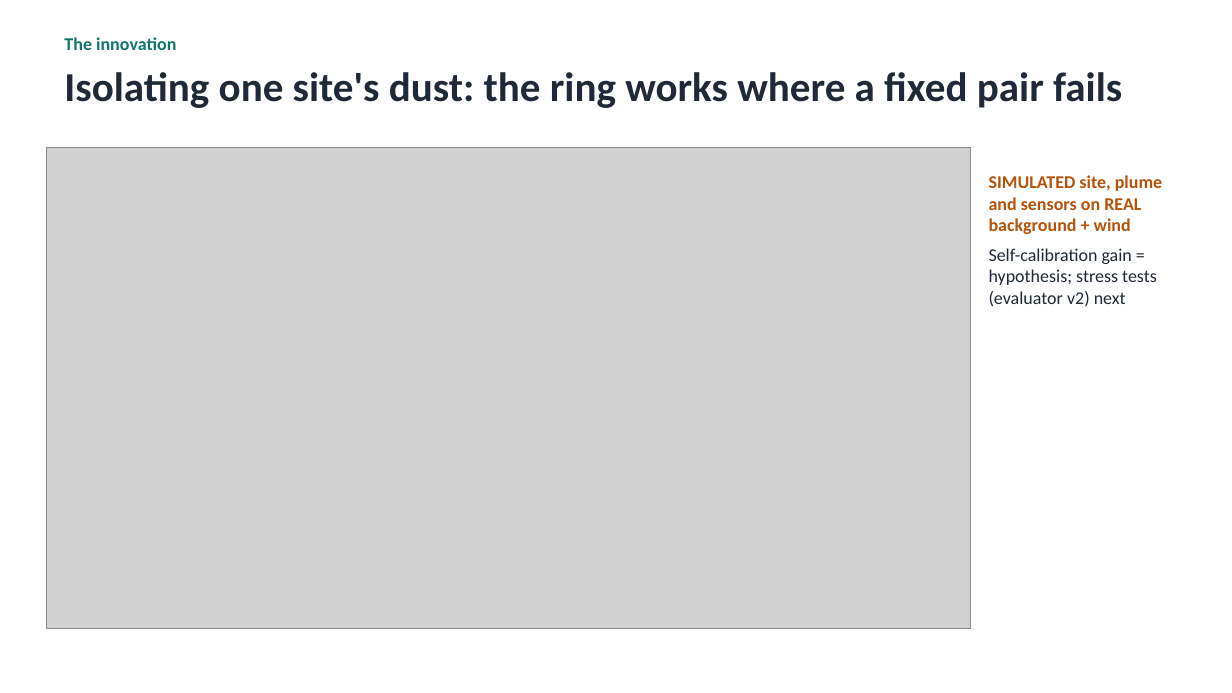
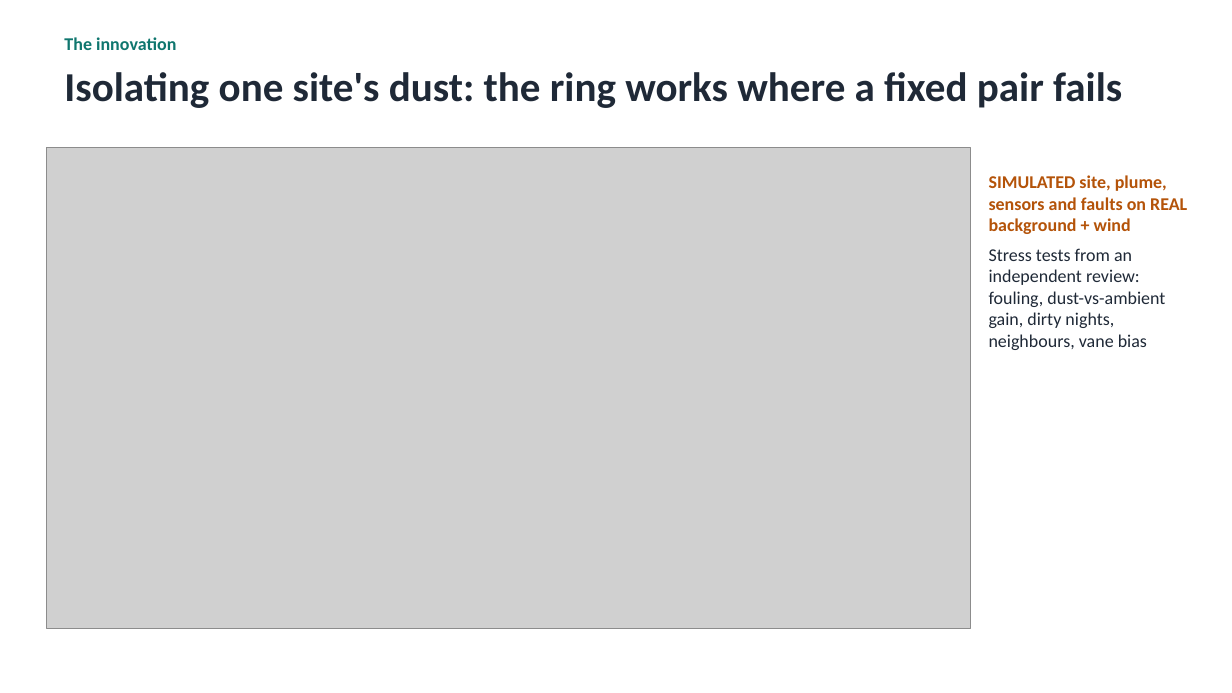
Before and after one commit to imdigitalashish/techfest-2026, a slide deck: slide 8 of innovatex-t2-aqi/deliverables/deck/DustLedger_zonal.pptx. Drawn at 1232x693 pixels with LibreOffice and Linux fonts; fonts in the diff are those of the drawing; grey boxes stand for pictures. Boxes give left, top, right and bottom in pixels: in the first picture for what was removed or moved away, otherwise in the second. Text is boxed around its words. In the diff, an @@ line names an element or a change of style, - is before the commit and + after.

Commit message:
innovatex-t2-aqi: evaluator v2.1 stress tests + fair baseline; spike holds at -17% (holdout); deck/pitch/ADR updated

```diff
--- a/innovatex-t2-aqi/deliverables/deck/DustLedger_zonal.pptx
+++ b/innovatex-t2-aqi/deliverables/deck/DustLedger_zonal.pptx
@@ text at box(989, 175, 1187, 350): text changed @@
-SIMULATED site, plume and sensors on REAL background + wind
-Self-calibration gain = hypothesis; stress tests (evaluator v2) next
+SIMULATED site, plume, sensors and faults on REAL background + wind
+Stress tests from an independent review: fouling, dust-vs-ambient gain, dirty nights, neighbours, vane bias
```
Also in this commit, not shown: 11 other files.
